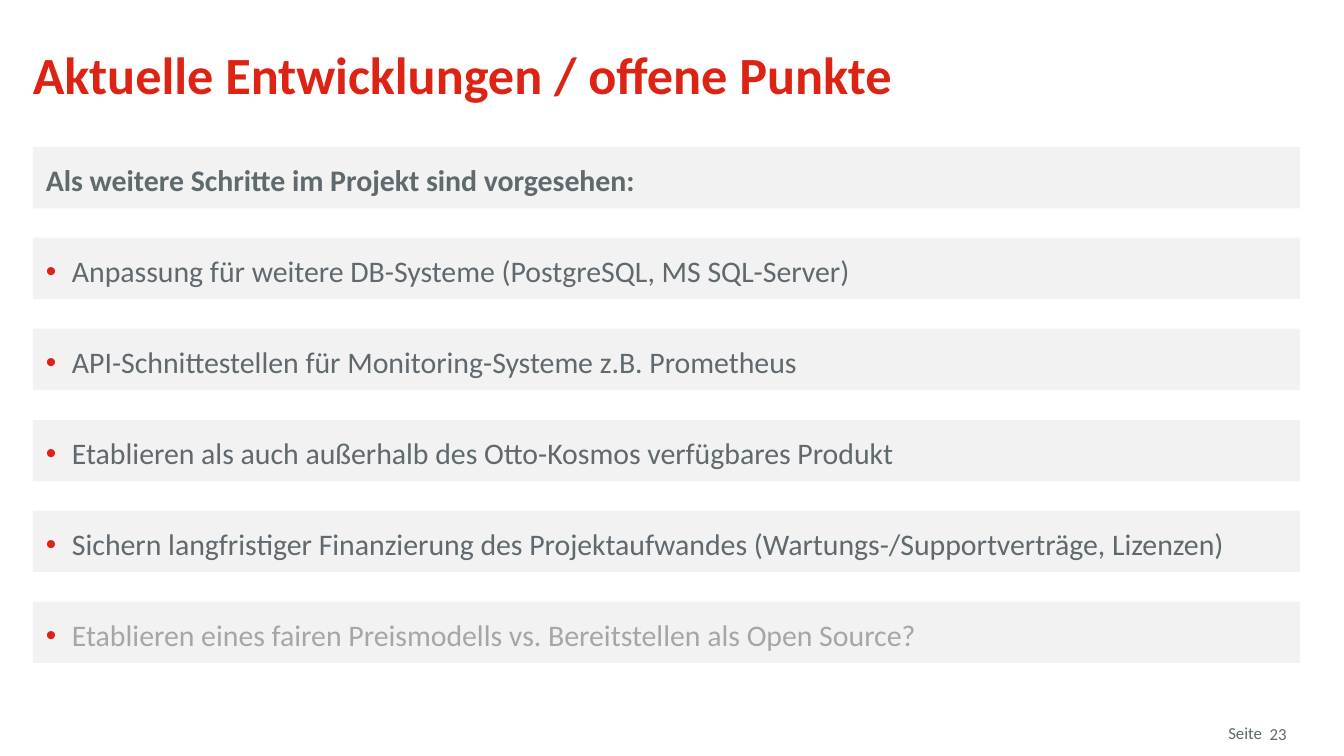
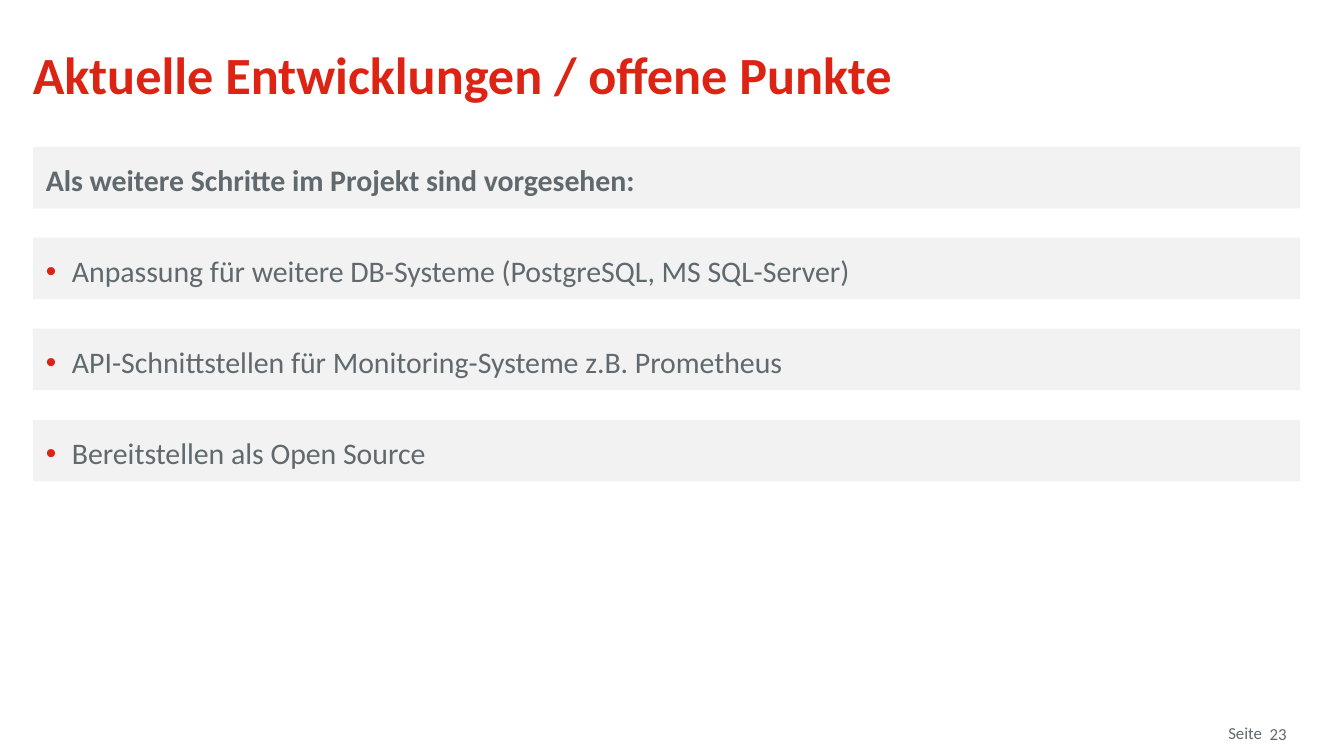
Before and after one commit to osp-ottogroup/movex-cdc, a slide deck: slide 23 of doc/2021-12_TriXX_ITTage.pptx. Drawn at 1344x756 pixels with LibreOffice and Linux fonts; fonts in the diff are those of the drawing; background and template pictures are left out. Boxes give left, top, right and bottom in pixels: in the first picture for what was removed or moved away, otherwise in the second. Text is boxed around its words. In the diff, an @@ line names an element or a change of style, - is before the commit and + after.

```diff
--- a/doc/2021-12_TriXX_ITTage.pptx
+++ b/doc/2021-12_TriXX_ITTage.pptx
@@ text in rectangle at bbox=[72, 352, 782, 378]: text changed @@
-• API-Schnittestellen für Monitoring-Systeme z.B. Prometheus
+• API-Schnittstellen für Monitoring-Systeme z.B. Prometheus
@@ text in rectangle at bbox=[72, 443, 425, 469]: text changed @@
-• Etablieren als auch außerhalb des Otto-Kosmos verfügbares Produkt
+• Bereitstellen als Open Source
@@ rectangle removed at bbox=[32, 511, 1300, 573] @@
-• Sichern langfristiger Finanzierung des Projektaufwandes (Wartungs-/Supportverträge, Lizenzen)
@@ rectangle removed at bbox=[32, 602, 1300, 664] @@
-• Etablieren eines fairen Preismodells vs. Bereitstellen als Open Source?
```
Also in this commit, not shown: 3 other slides changed, 1 slide added, 1 other file.
